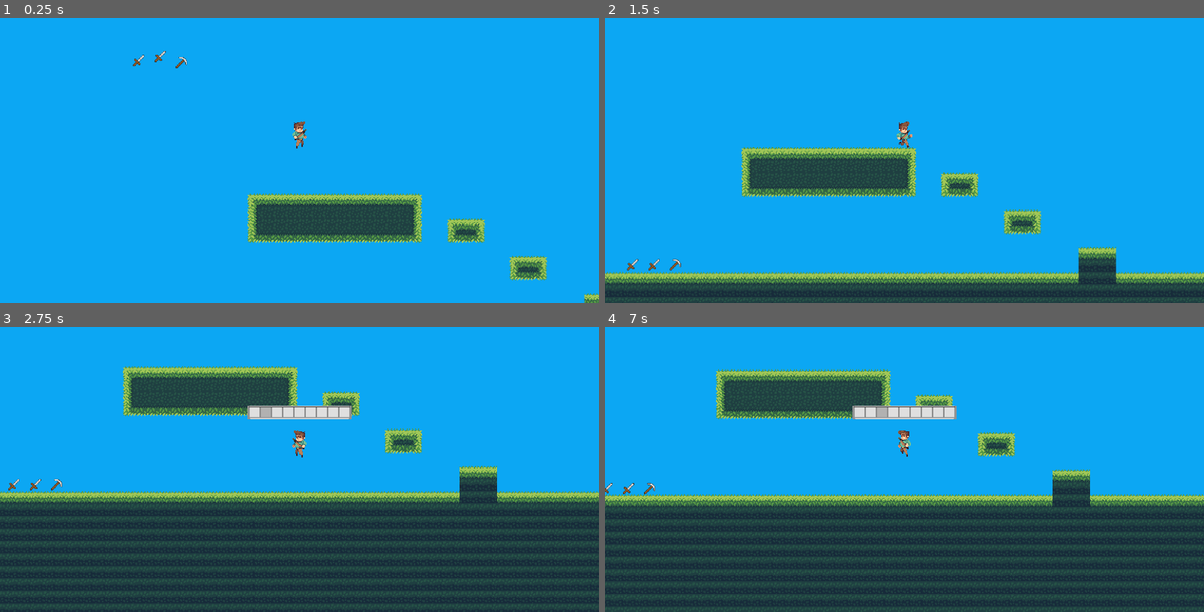
Above: before the commit, frames 1-4 (two rows, left to right).
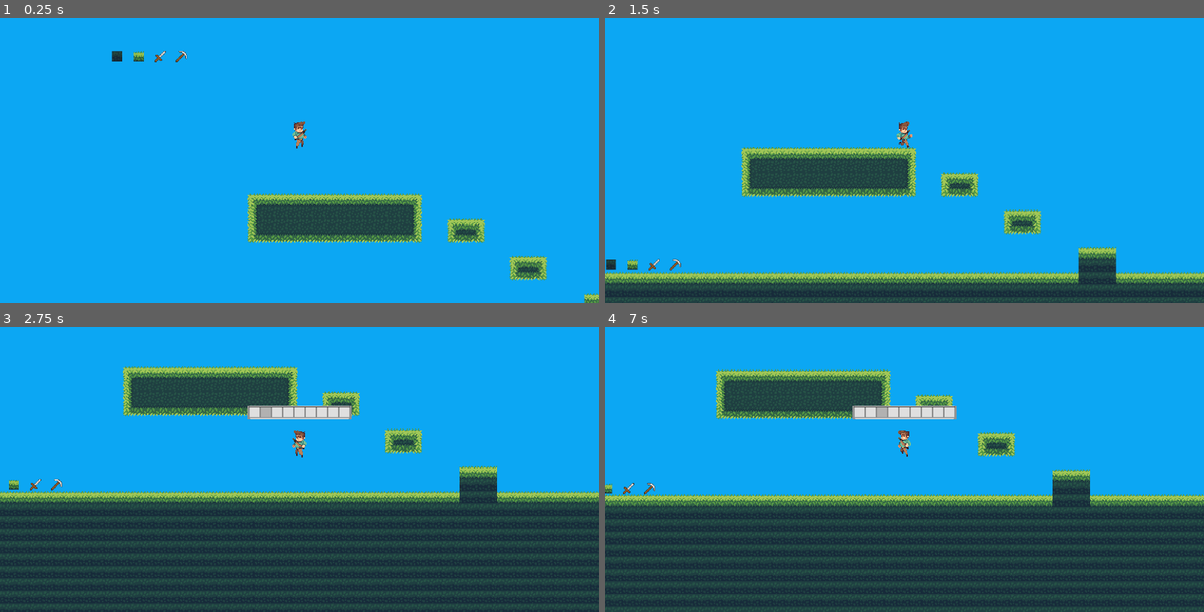
Above: after the commit, the same moments.

Repository: MysteryCoder456/Terons-Crusade
Game: Godot game, scene res://src/scenes/world.tscn
Same seed, same stepped clock (60 frames per second), same inputs: the game is played once before the commit and once after it.
Inputs (mouse positions are in pixels of both pictures, inside the frame that each line leads up to):
- Up to frame 1 (0.25 s): no input
- Up to frame 2 (1.5 s): move the mouse to (1036, 117) at 0.52 s; hold D (move_right) from 0.53 s (still down); click (1036, 117) at 0.6 s; tap W (jump) at 0.77 s; move the mouse to (784, 151) at 1.27 s; tap Q (drop_item) at 1.35 s
- Up to frame 3 (2.75 s): tap W (jump) at 1.52 s; move the mouse to (359, 369) at 2.02 s; release D (move_right) at 2.03 s; hold A (move_left) from 2.03 s (still down); tap Mouse wheel down (hotbar_down) at 2.1 s
- Up to frame 4 (7 s): move the mouse to (874, 512) at 2.77 s; release A (move_left) at 2.78 s; hold D (move_right) 2.78-4.28 s; tap Mouse wheel up (hotbar_up) at 2.85 s; click (874, 512) at 2.92 s; tap W (jump) at 3.02, 3.77, 4.52, 6.02, 6.77 s; move the mouse to (1084, 495) at 3.52 s; tap R (pickup_item) at 3.6 s; move the mouse to (724, 392) at 4.27 s; hold A (move_left) 4.28-5.03 s; right-click (724, 392) at 4.35 s; move the mouse to (934, 443) at 5.02 s; hold D (move_right) 5.03-5.78 s; hold 1 5.03-5.78 s; click (934, 443) at 5.17 s; move the mouse to (814, 358) at 5.77 s; hold A (move_left) from 5.78 s (still down); tap 2 at 5.85 s; move the mouse to (1036, 426) at 6.52 s; hold 3 from 6.53 s (still down)

The runs differ from the first frame. In frame 1, 0.2% of the frame differs, in the area x 18-32%, y 11-18%; in frame 2, 0.1%; in frame 3, less than 0.1%; in frame 4, less than 0.1%.

Commit message:
added dirt and grass blocks and dynamic sprite resizing

Diff:
--- a/Terons-Crusade/data/item_data.json
+++ b/Terons-Crusade/data/item_data.json
@@ -13,5 +13,10 @@
         "category": "block",
         "stack_size": 64,
         "block_id": 2
+    },
+    "Grass Block": {
+        "category": "block",
+        "stack_size": 64,
+        "block_id": 1
     }
 }
--- a/Terons-Crusade/src/scenes/world.tscn
+++ b/Terons-Crusade/src/scenes/world.tscn
@@ -21,9 +21,15 @@
 [node name="ItemDrop" parent="." instance=ExtResource( 4 )]
 
 [node name="ItemDrop2" parent="." instance=ExtResource( 4 )]
-position = Vector2( 27.2195, 7.87932 )
+position = Vector2( 27.2195, 0.0541325 )
 item_name = "Pickaxe"
 
 [node name="ItemDrop3" parent="." instance=ExtResource( 4 )]
-position = Vector2( -27.5776, 5.37225 )
+position = Vector2( -27.5776, 4.76837e-07 )
 speed = 4000.0
+item_name = "Grass Block"
+
+[node name="ItemDrop4" parent="." instance=ExtResource( 4 )]
+position = Vector2( -55.2848, 4.76837e-07 )
+speed = 4000.0
+item_name = "Dirt Block"
--- a/Terons-Crusade/src/scripts/Item.gd
+++ b/Terons-Crusade/src/scripts/Item.gd
@@ -11,7 +11,10 @@
 
 
 func _ready():
-	$TextureRect.texture = load("res://assets/items/" + item_name + "/" + item_name + ".png")
+	var texture = load("res://assets/items/" + item_name + "/" + item_name + ".png")
+	$TextureRect.texture = texture
+	$TextureRect.rect_scale.x = 72 / texture.get_width()
+	$TextureRect.rect_scale.y = 72 / texture.get_height()
 	$Label.text = String(item_quantity)
 
 	if stack_size == 1:
--- a/Terons-Crusade/src/scripts/ItemDrop.gd
+++ b/Terons-Crusade/src/scripts/ItemDrop.gd
@@ -14,7 +14,10 @@
 
 
 func _ready():
-	$Sprite.texture = load("res://assets/items/" + item_name + "/" + item_name + ".png")
+	var texture = load("res://assets/items/" + item_name + "/" + item_name + ".png")
+	$Sprite.texture = texture
+	$Sprite.scale.x = 72 / texture.get_width()
+	$Sprite.scale.y = 72 / texture.get_height()
 
 
 func _physics_process(delta):
--- a/Terons-Crusade/src/ui/Item.tscn
+++ b/Terons-Crusade/src/ui/Item.tscn
@@ -10,8 +10,9 @@
 script = ExtResource( 2 )
 
 [node name="TextureRect" type="TextureRect" parent="."]
-margin_right = 40.0
-margin_bottom = 40.0
+margin_right = 72.0
+margin_bottom = 72.0
+rect_min_size = Vector2( 72, 72 )
 mouse_filter = 2
 texture = ExtResource( 1 )
 __meta__ = {
Binary file added: Terons-Crusade/assets/items/Dirt Block/Dirt Block.png
Not shown, added: Terons-Crusade/assets/items/Dirt Block/Dirt Block.png.import
Binary file added: Terons-Crusade/assets/items/Grass Block/Grass Block.png
Not shown, added: Terons-Crusade/assets/items/Grass Block/Grass Block.png.import
